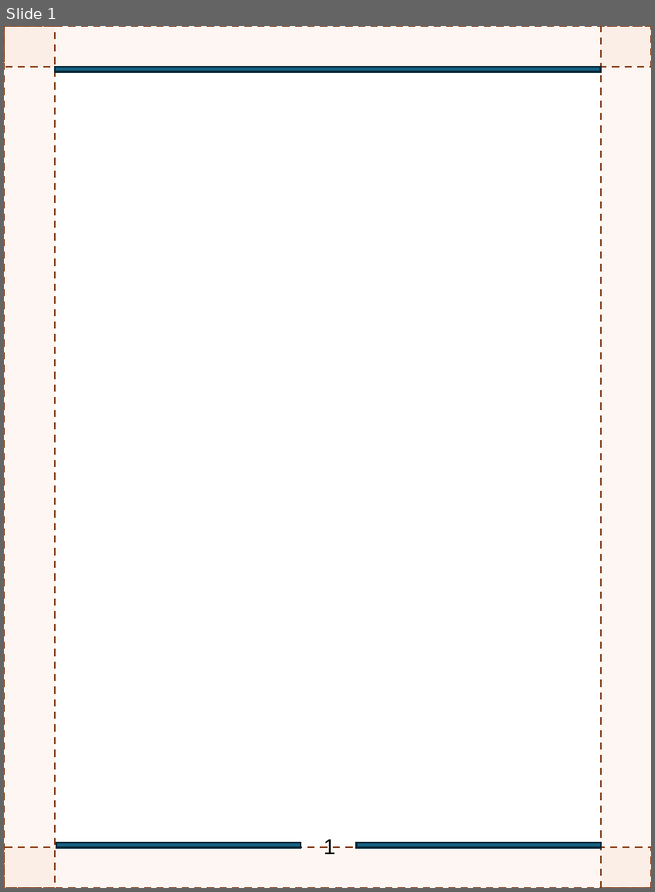
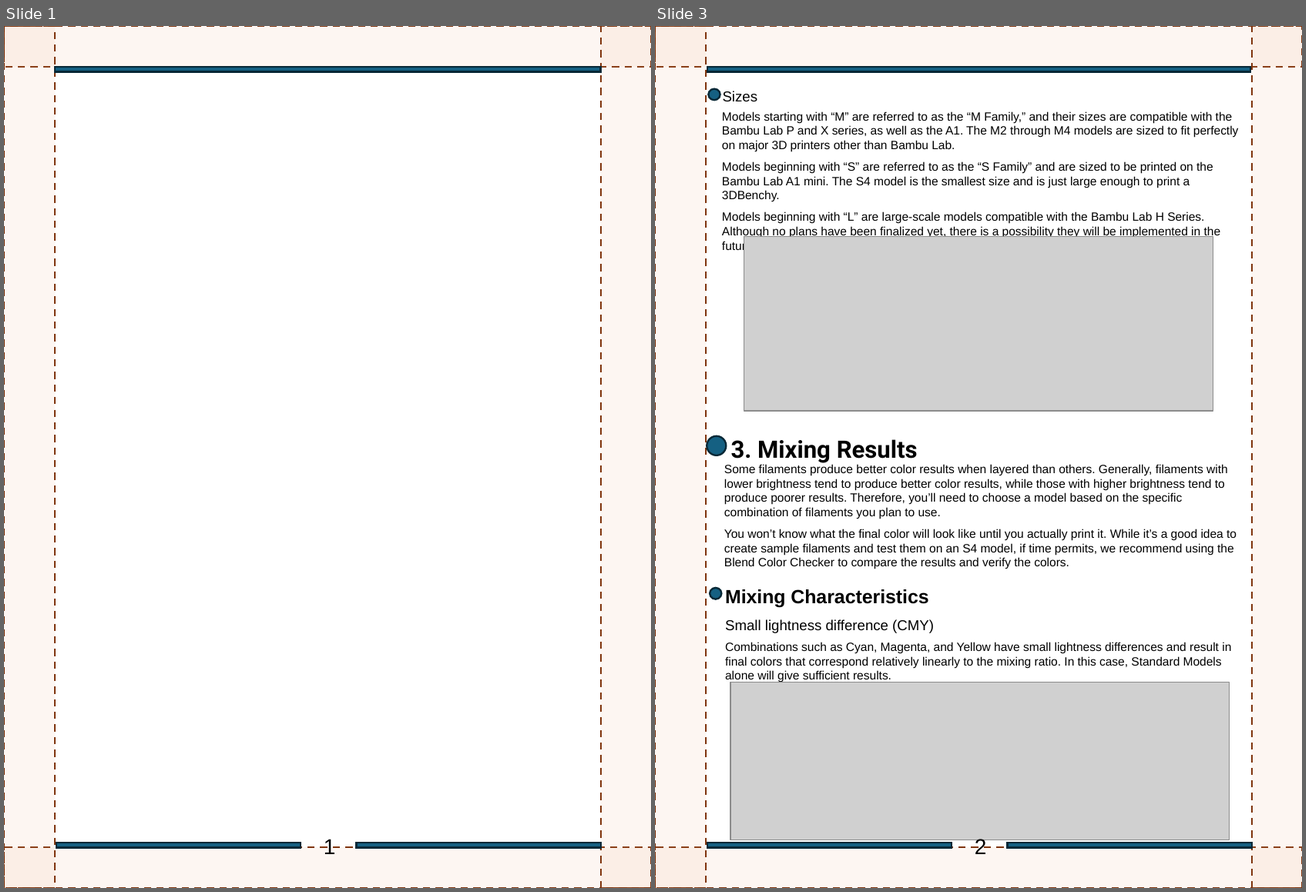
Before and after one commit to FlexChromaHQ/FlexChroma, a slide deck: Documents/Original/FlexChroma_Blend_Filament_EN.pptx. Shown side by side, each under a label of ours: slide 1 before the commit, slides 1 and 3 after it; the slides between them are not shown. The pictures are 655x892 and 1306x892 pixels, drawn with LibreOffice and Linux fonts; fonts in the diff are those of the drawing; grey boxes stand for pictures. Boxes give left, top, right and bottom in pixels: in the first picture for what was removed or moved away, otherwise in the second. Text is boxed around its words. In the diff, an @@ line names an element or a change of style, - is before the commit and + after.

Commit message:
Update Blend fialment guide En

```diff
--- a/Documents/Original/FlexChroma_Blend_Filament_EN.pptx
+++ b/Documents/Original/FlexChroma_Blend_Filament_EN.pptx
@@ slide 3 added at (x1=655, y1=26, x2=1302, y2=888), background #FFFFFF @@
@@ rectangle added at (x1=657, y1=27, x2=1302, y2=888), fill #FFFFFF @@
@@ group added at (x1=655, y1=26, x2=1302, y2=888): 4 rectangles @@
@@ rectangle added at (x1=707, y1=67, x2=1251, y2=71), fill #156082, outline #082836 1.5 pt @@
@@ ellipse added at (x1=708, y1=89, x2=720, y2=100), fill #156082, outline #082836 1.5 pt @@
@@ text added at (x1=723, y1=91, x2=758, y2=102), 12 pt, text #000000 @@
+Sizes
@@ text added at (x1=722, y1=111, x2=1239, y2=238), 10 pt, text #000000 @@
+Models starting with “M” are referred to as the “M Family,” and their sizes are compatible with the Bambu Lab P and X series, as well as the A1. The M2 through M4 models are sized to fit perfectly on major 3D printers other than Bambu Lab.
+Models beginning with “S” are referred to as the “S Family” and are sized to be printed on the Bambu Lab A1 mini. The S4 model is the smallest size and is just large enough to print a 3DBenchy.
+Models beginning with “L” are large-scale models compatible with the Bambu Lab H Series. Although no plans have been finalized yet, there is a possibility they will be implemented in the future.
@@ picture added at (x1=744, y1=236, x2=1212, y2=411) @@
@@ ellipse added at (x1=707, y1=436, x2=726, y2=456), fill #156082, outline #082836 1.5 pt @@
@@ text added at (x1=731, y1=439, x2=918, y2=463), 20 pt, text #000000, bold @@
+3. Mixing Results
@@ text added at (x1=724, y1=464, x2=1236, y2=570), 10 pt, text #000000 @@
+Some filaments produce better color results when layered than others. Generally, filaments with lower brightness tend to produce better color results, while those with higher brightness tend to produce poorer results. Therefore, you’ll need to choose a model based on the specific combination of filaments you plan to use.
+You won’t know what the final color will look like until you actually print it. While it’s a good idea to create sample filaments and test them on an S4 model, if time permits, we recommend using the Blend Color Checker to compare the results and verify the colors.
@@ ellipse added at (x1=710, y1=588, x2=721, y2=600), fill #156082, outline #082836 1.5 pt @@
@@ text added at (x1=725, y1=590, x2=1231, y2=683), 10 pt, text #000000 @@
+Mixing Characteristics
+Small lightness difference (CMY)
+Combinations such as Cyan, Magenta, and Yellow have small lightness differences and result in final colors that correspond relatively linearly to the mixing ratio. In this case, Standard Models alone will give sufficient results.
@@ picture added at (x1=730, y1=682, x2=1229, y2=840) @@
@@ rectangle added at (x1=707, y1=843, x2=951, y2=848), fill #156082, outline #082836 1.5 pt @@
@@ text added at (x1=975, y1=838, x2=987, y2=855), 18 pt, text #000000 @@
+2
@@ rectangle added at (x1=1007, y1=843, x2=1251, y2=848), fill #156082, outline #082836 1.5 pt @@
```
Also in this commit, not shown: 5 slides changed, 6 other slides added, 7 slides removed, 3 other files.
